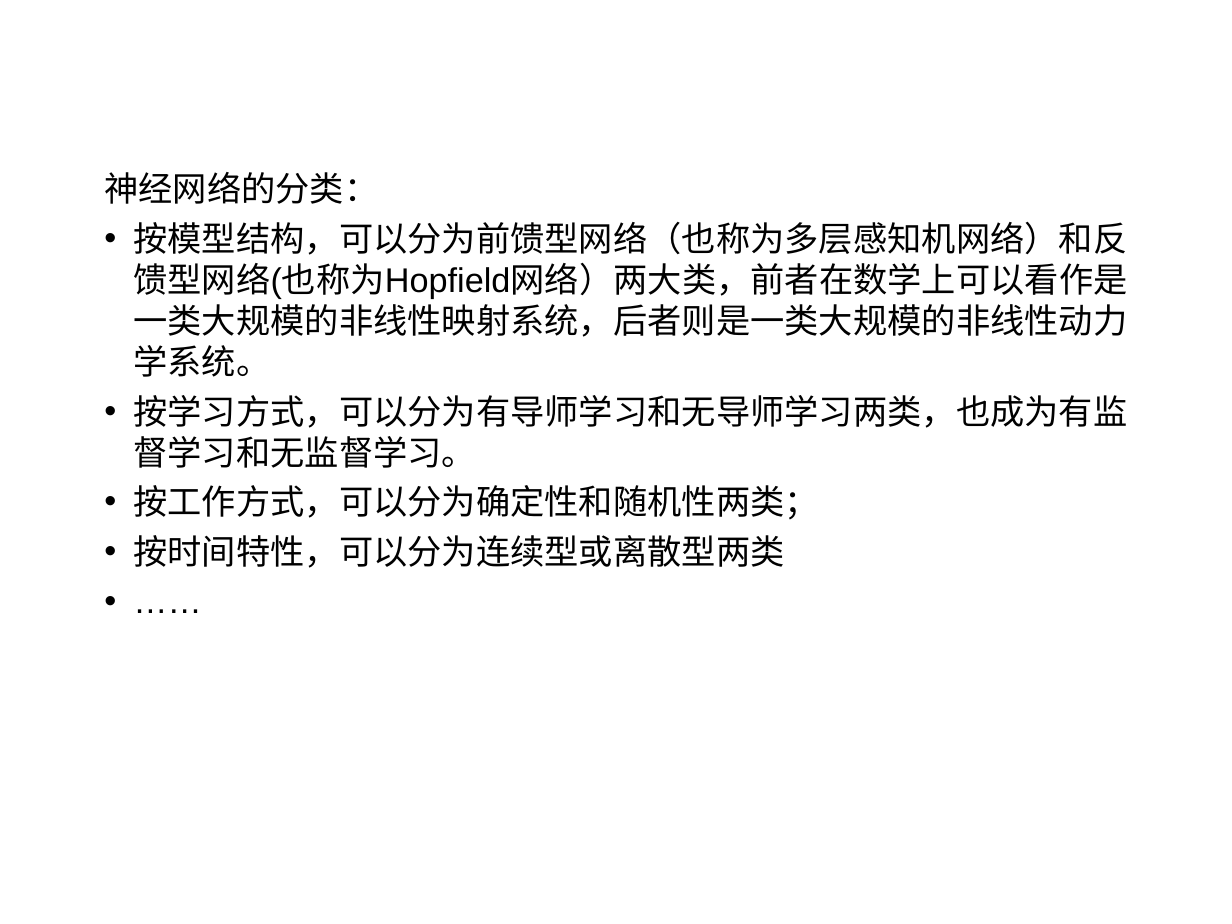
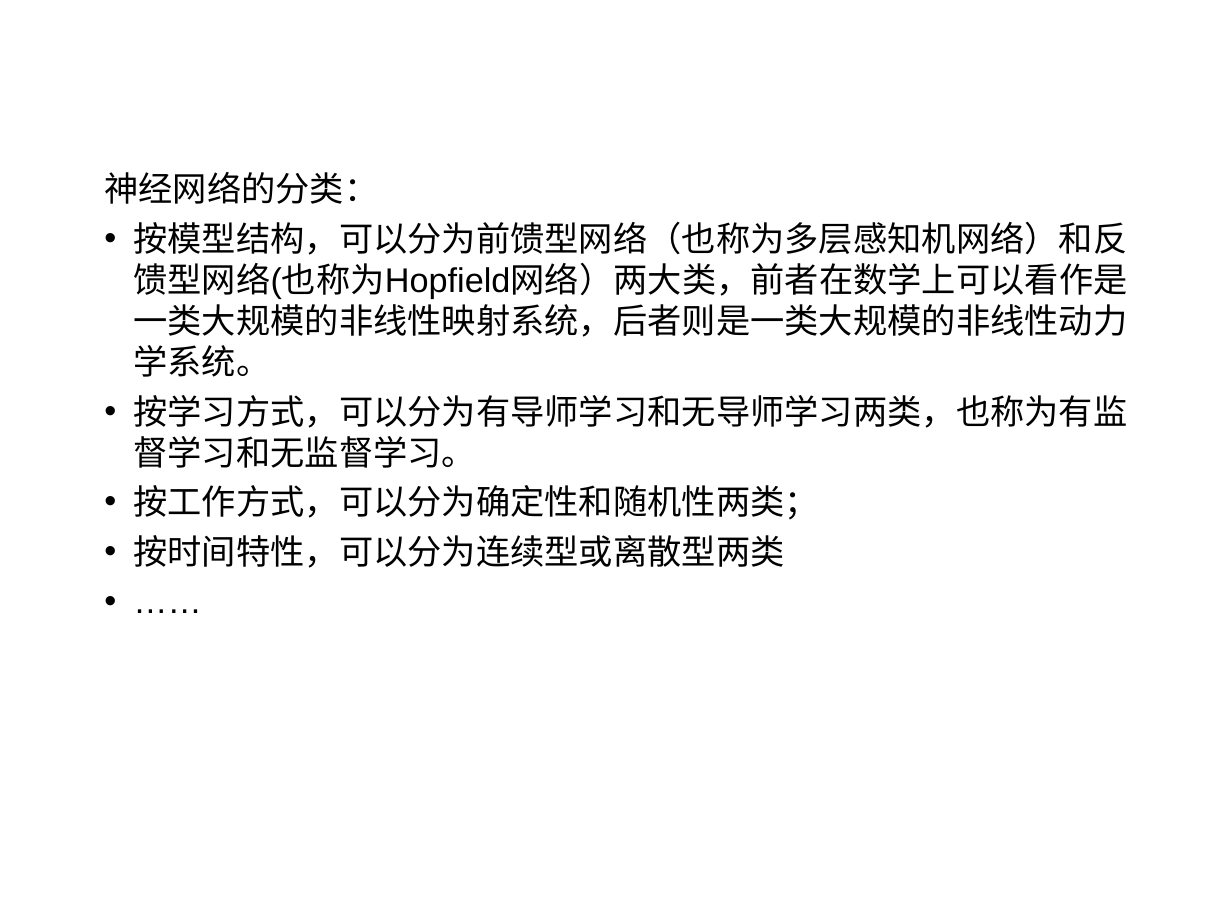
Before and after one commit to sunyisgithub/Git, a slide deck: slide 5 of 循环神经网络（Recurrent Neural Network）.ppt. Drawn at 1232x924 pixels with LibreOffice and Linux fonts; fonts in the diff are those of the drawing; background and template pictures are left out. Boxes give left, top, right and bottom in pixels: in the first picture for what was removed or moved away, otherwise in the second. Text is boxed around its words. In the diff, an @@ line names an element or a change of style, - is before the commit and + after.

```diff
--- a/循环神经网络（Recurrent Neural Network）.ppt
+++ b/循环神经网络（Recurrent Neural Network）.ppt
@@ text at box(133, 395, 1127, 468): text changed @@
-• 按学习方式，可以分为有导师学习和无导师学习两类，也成为有监督学习和无监督学习。
+• 按学习方式，可以分为有导师学习和无导师学习两类，也称为有监督学习和无监督学习。
```
Also in this commit, not shown: 1 other slide changed, 1 other file.
